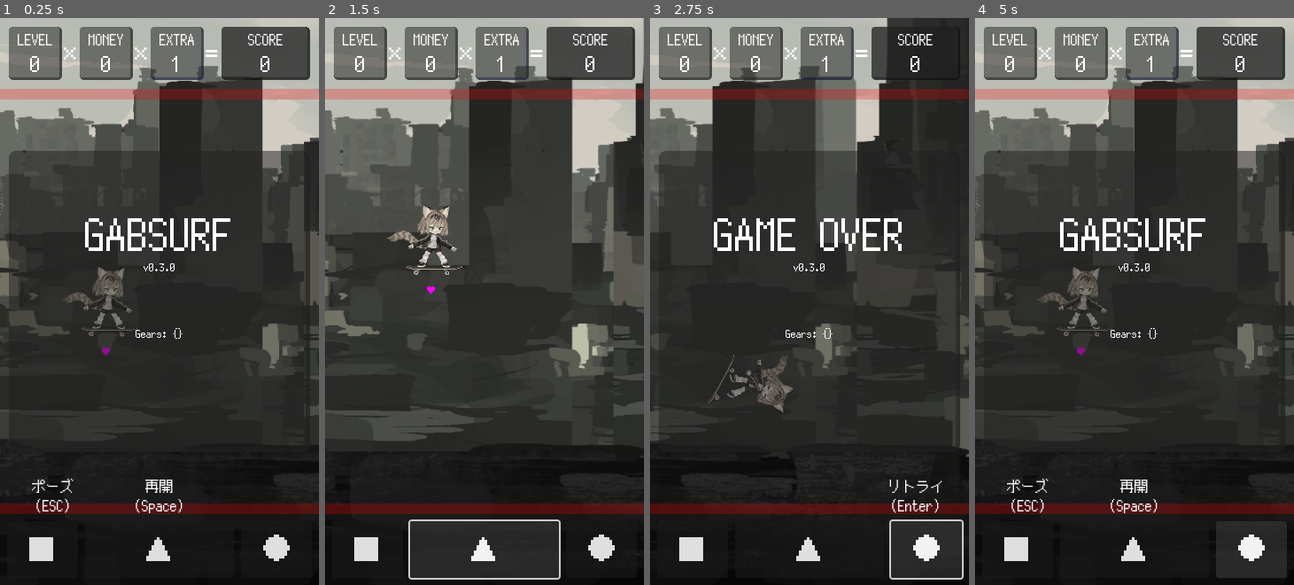
Above: before the commit, frames 1-4 (left to right).
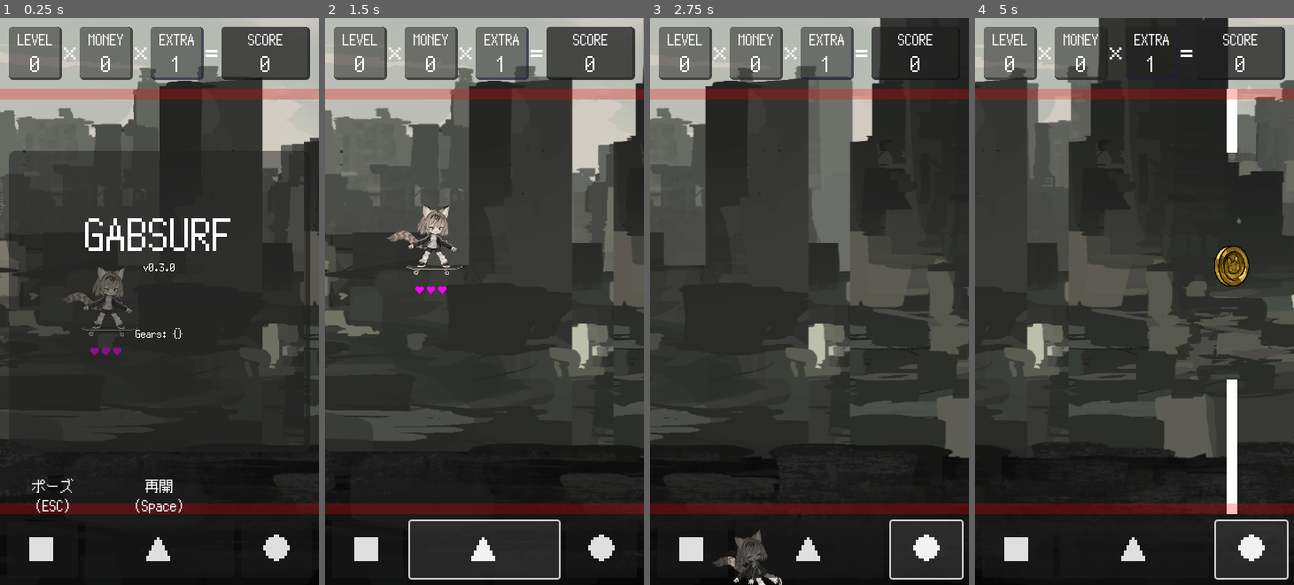
Above: after the commit, the same moments.

Repository: kamikoloss/gabsurf
Game: Godot game, scene res://scenes/main.tscn
The game is run twice, just before and just after one commit, with the same random seed, the same clock (stepped at 60 frames per second) and the same inputs. Sound files missing from this copy of the repository are replaced by a short silence.
Inputs:
- Up to frame 1 (0.25 s): no input
- Up to frame 2 (1.5 s): click "■" at 0.5 s; click "▲" at 1.25 s
- Up to frame 3 (2.75 s): click "●" at 2 s
- Up to frame 4 (5 s): click "■" at 2.75 s; click "▲" at 3.5 s; click "●" at 4.25 s

The runs differ from the first frame. In frame 1, less than 0.1% of the frame differs, in the area x 28-39%, y 58-60%; in frame 2, less than 0.1%; in frame 3, 12%; in frame 4, 29%, in the area x 0-100%, y 0-100%.

Commit message:
残機3から始まるようにした, 残機最大のときは生命保険を売らないようにした

Diff:
--- a/scenes/gear.gd
+++ b/scenes/gear.gd
@@ -95,7 +95,7 @@
 # シーン読み込み後に必ず呼ぶこと
 func initialize():
 	my_gears = []
-	#my_gears = [GearType.ATD, GearType.ATD, GearType.ATD, GearType.BDA, GearType.SHO] # 無敵デバッグ
+	#my_gears = [GearType.ATD, GearType.ATD, GearType.ATD, GearType.BDA, GearType.SHO, GearType.NOS] # 無敵ループデバッグ
 	#my_gears = [GearType.NOE, GearType.NOS] # 出現しなくなるデバッグ
 
 
@@ -110,8 +110,16 @@
 		if r <= Global.rank:
 			_gears_on_sale += GEAR_RANK[r]
 
+	# 特殊条件
+	# 現在の残機が最大数の場合: LFP は並べない
+	if Global.life == Global.LIFE_MAX and _gears_on_sale.has(GearType.LFP):
+		_gears_on_sale.remove_at(_gears_on_sale.find(GearType.LFP))
+
 	# ギアを抽選する
 	for n in 10:
+		if _gears_on_sale.size() == 0:
+			break
+
 		var _random = _gears_on_sale[randi() % _gears_on_sale.size()]
 
 		# 避けるギアが抽選された場合: NG 次のループへ
--- a/scenes/global.gd
+++ b/scenes/global.gd
@@ -42,6 +42,8 @@
 	GOLD,
 }
 
+# Constants
+const LIFE_MAX = 3 # 残機の最大数
 
 # Variables
 var is_hero_anti_damage = false # 無敵状態かどうか
@@ -136,7 +138,7 @@
 	money = 0
 	extra = 1
 	score = 0
-	life = 1
+	life = LIFE_MAX
 
 
 # 現在の GameRank を計算する
--- a/scenes/main.tscn
+++ b/scenes/main.tscn
@@ -157,7 +157,7 @@
 size_flags_stretch_ratio = 2.0
 theme_override_fonts/font = ExtResource("1_vc8gg")
 theme_override_font_sizes/font_size = 24
-text = "0"
+text = "9999"
 horizontal_alignment = 1
 vertical_alignment = 1
 
@@ -208,7 +208,7 @@
 size_flags_stretch_ratio = 2.0
 theme_override_fonts/font = ExtResource("1_vc8gg")
 theme_override_font_sizes/font_size = 24
-text = "0"
+text = "9999"
 horizontal_alignment = 1
 vertical_alignment = 1
 
@@ -259,7 +259,7 @@
 size_flags_stretch_ratio = 2.0
 theme_override_fonts/font = ExtResource("1_vc8gg")
 theme_override_font_sizes/font_size = 24
-text = "1"
+text = "9999"
 horizontal_alignment = 1
 vertical_alignment = 1
 
@@ -311,7 +311,7 @@
 size_flags_stretch_ratio = 2.0
 theme_override_fonts/font = ExtResource("1_vc8gg")
 theme_override_font_sizes/font_size = 24
-text = "0"
+text = "99999999"
 horizontal_alignment = 1
 vertical_alignment = 1
 
@@ -611,7 +611,7 @@
 offset_bottom = 160.0
 theme_override_fonts/font = ExtResource("1_vc8gg")
 theme_override_font_sizes/font_size = 32
-text = "♥"
+text = "♥♥♥"
 horizontal_alignment = 1
 vertical_alignment = 1
 
--- a/scenes/shop.gd
+++ b/scenes/shop.gd
@@ -38,7 +38,7 @@
 	# 店に並べるギアを2つ抽選する
 	gear["a"] = Gear.get_random_gear()
 	gear["b"] = Gear.get_random_gear(gear["a"])
-	print("Shop Gears are {0} and {1}.".format([Gear.GEAR_INFO[gear["a"]]["t"], Gear.GEAR_INFO[gear["b"]]["t"]]))
+	print("Shop Gears are {0} and {1}.".format([gear["a"], gear["b"]]))
 
 	# 店にギアを並べる
 	for k in ["a", "b"]:
